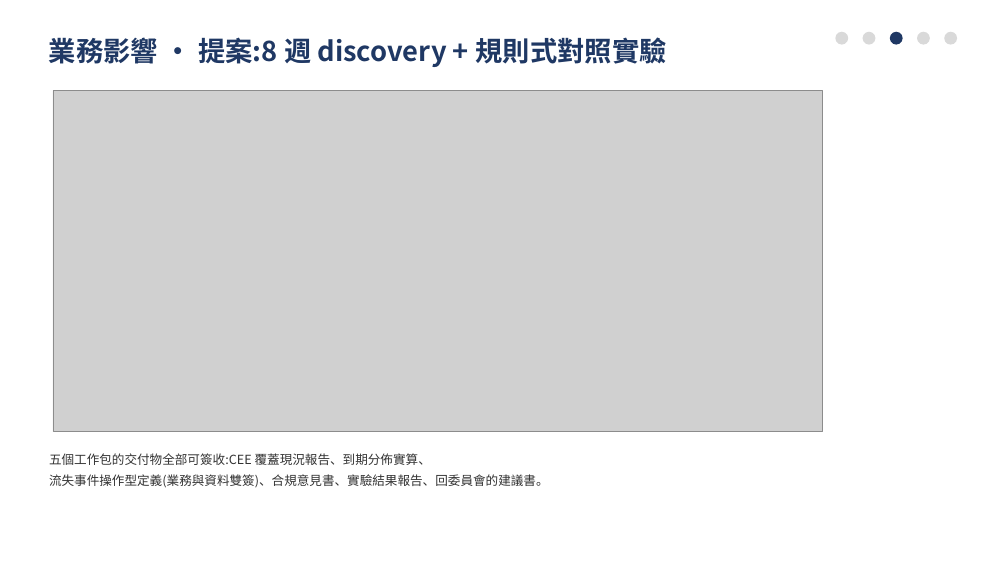
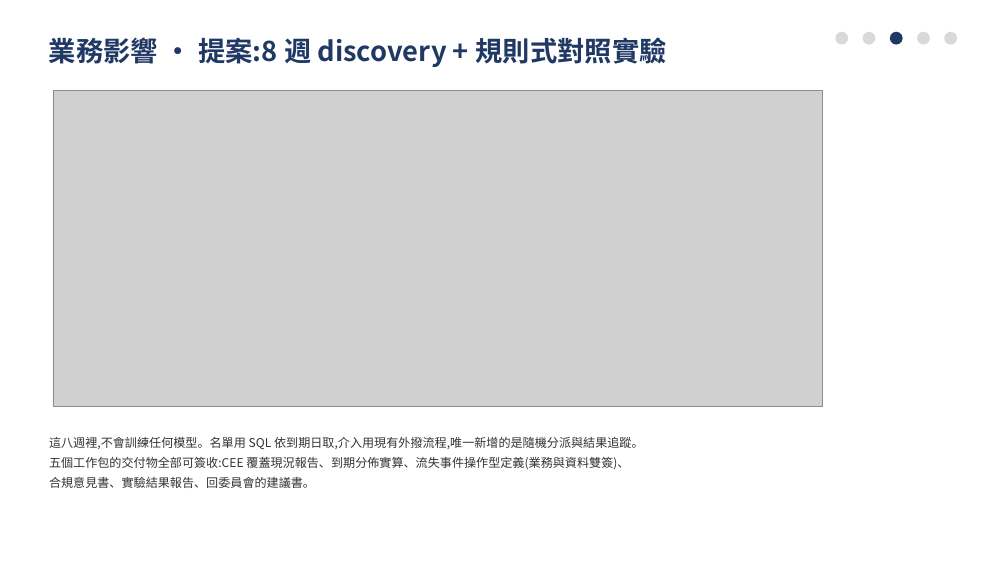
Before and after one commit to pokai-huang0828/UTS_workspace, a slide deck: slide 7 of Artificial Intelligence for Enterprises/Assessment3/Huang_26254793_421104_Assessment 3.pptx. Drawn at 1008x567 pixels with LibreOffice and Linux fonts; fonts in the diff are those of the drawing; grey boxes stand for pictures. Boxes give left, top, right and bottom in pixels: in the first picture for what was removed or moved away, otherwise in the second. Text is boxed around its words. In the diff, an @@ line names an element or a change of style, - is before the commit and + after.

```diff
--- a/Artificial Intelligence for Enterprises/Assessment3/Huang_26254793_421104_Assessment 3.pptx
+++ b/Artificial Intelligence for Enterprises/Assessment3/Huang_26254793_421104_Assessment 3.pptx
@@ picture: place and size @@
-picture at box(53, 91, 823, 432)
+picture at box(53, 91, 823, 407)
@@ text at box(49, 437, 644, 488): text changed; size 12 to 11.5 pt @@
-五個工作包的交付物全部可簽收:CEE 覆蓋現況報告、到期分佈實算、
-流失事件操作型定義(業務與資料雙簽)、合規意見書、實驗結果報告、回委員會的建議書。
+這八週裡,不會訓練任何模型。名單用 SQL 依到期日取,介入用現有外撥流程,唯一新增的是隨機分派與結果追蹤。
+五個工作包的交付物全部可簽收:CEE 覆蓋現況報告、到期分佈實算、流失事件操作型定義(業務與資料雙簽)、
+合規意見書、實驗結果報告、回委員會的建議書。
```
Also in this commit, not shown: 2 other slides changed, 22 other files.
